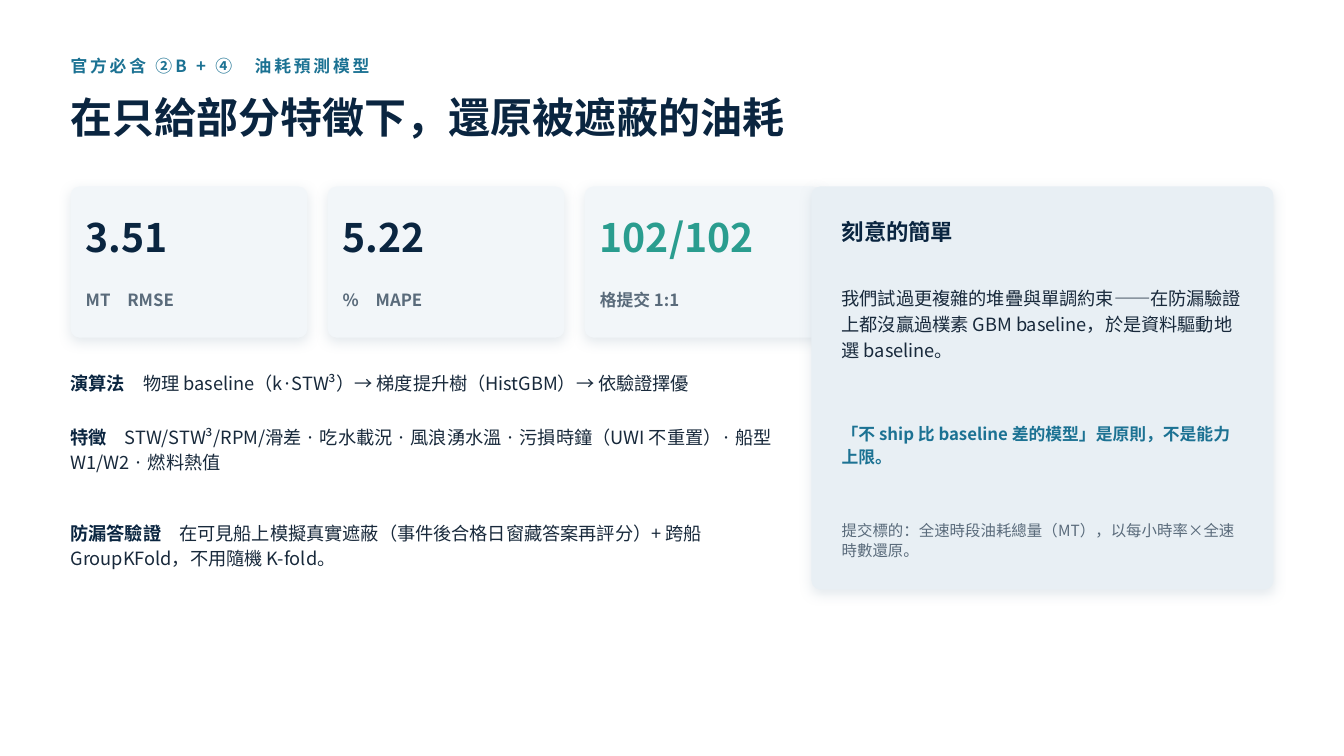
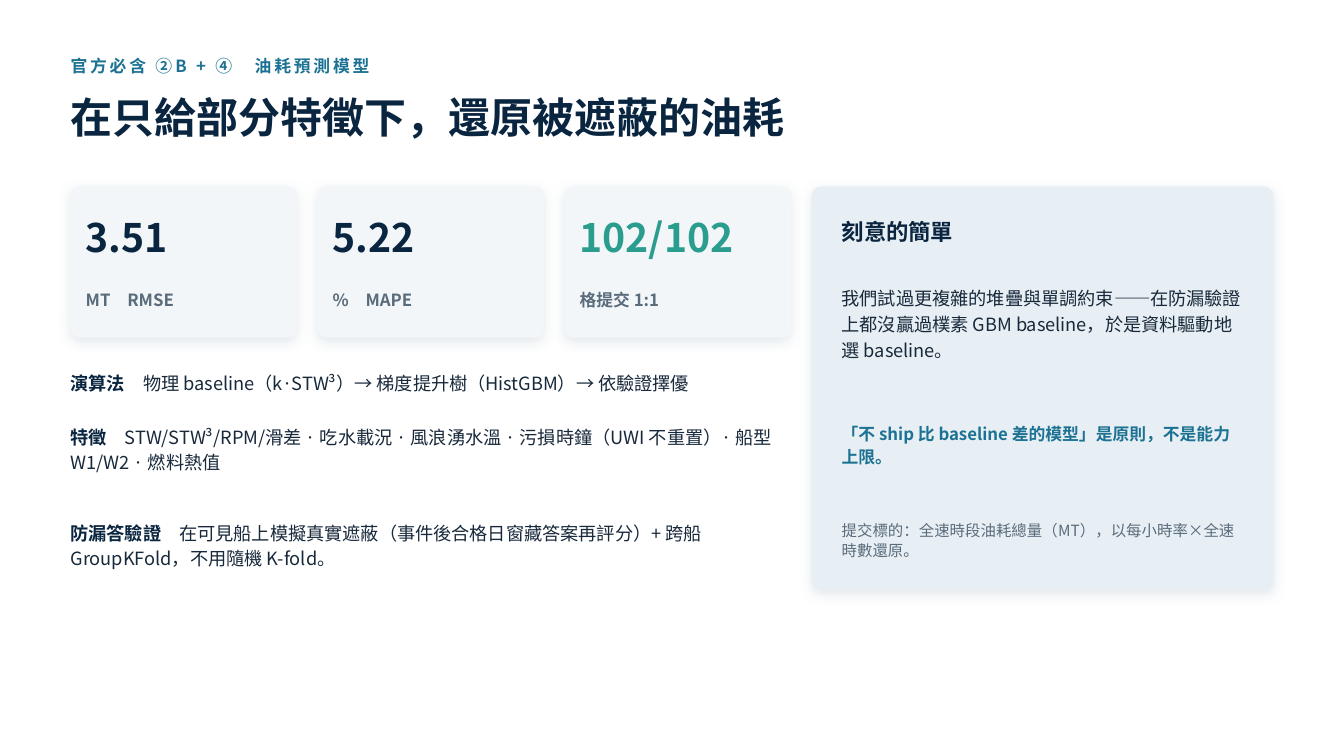
Before and after one commit to wsx5031060310guy/fleetmind-yang-ming-hackathon, a slide deck: slide 7 of apps/api/src/main/resources/static/proposal/fleetmind-proposal-deck.pptx. Drawn at 1344x756 pixels with LibreOffice and Linux fonts; fonts in the diff are those of the drawing. Boxes give left, top, right and bottom in pixels: in the first picture for what was removed or moved away, otherwise in the second. Text is boxed around its words. In the diff, an @@ line names an element or a change of style, - is before the commit and + after.

```diff
--- a/apps/api/src/main/resources/static/proposal/fleetmind-proposal-deck.pptx
+++ b/apps/api/src/main/resources/static/proposal/fleetmind-proposal-deck.pptx
@@ rounded rectangle: place and size @@
-rounded rectangle at box(328, 187, 565, 338)
+rounded rectangle at box(318, 187, 544, 338)
@@ text "5.22": place and size @@
-text "5.22" at box(343, 222, 425, 253)
+text "5.22" at box(333, 222, 415, 253)
@@ rounded rectangle: place and size @@
-rounded rectangle at box(585, 187, 822, 338)
+rounded rectangle at box(565, 187, 791, 338)
@@ text "102/102": place and size @@
-text "102/102" at box(600, 220, 754, 259)
+text "102/102" at box(580, 220, 734, 259)
@@ text "% MAPE": place and size @@
-text "% MAPE" at box(376, 293, 423, 306)
+text "% MAPE" at box(366, 293, 413, 306)
@@ text "格提交 1:1": place and size @@
-text "格提交 1:1" at box(600, 292, 679, 308)
+text "格提交 1:1" at box(580, 292, 659, 308)
```
Also in this commit, not shown: 18 other files.
